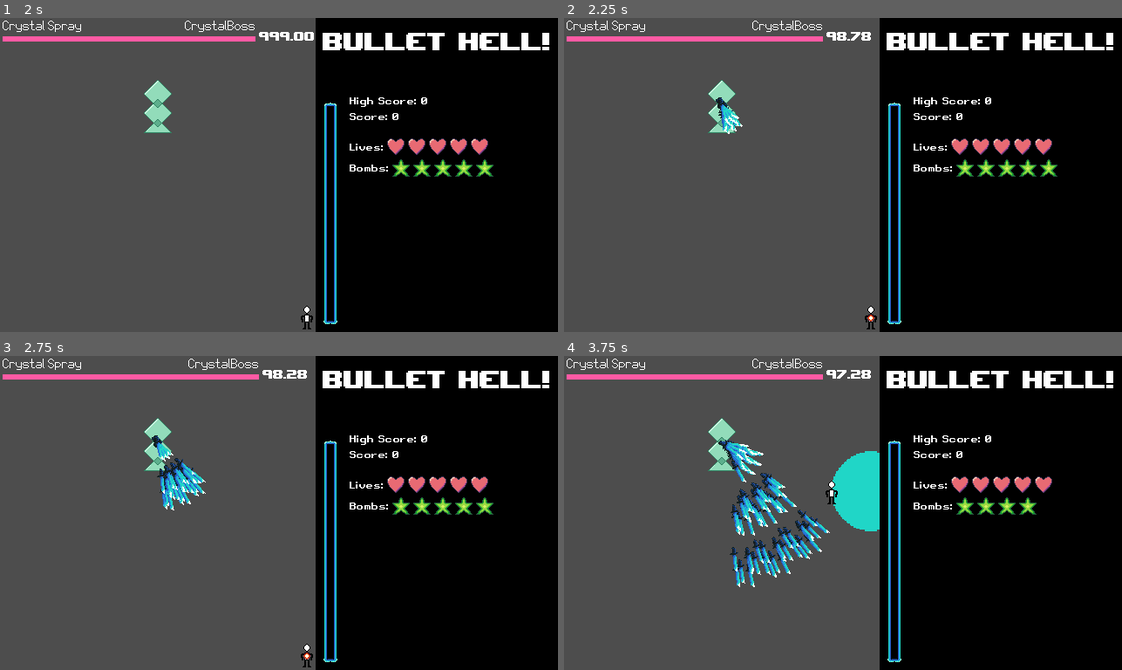
Above: before the commit, frames 1-4 (two rows, left to right).
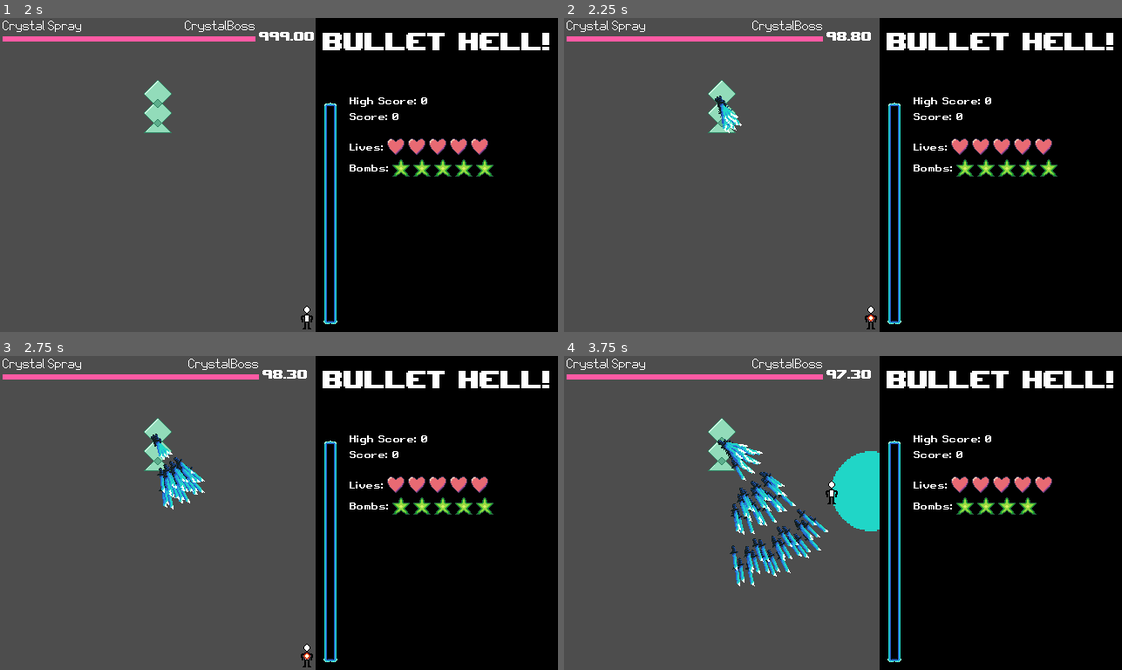
Above: after the commit, the same moments.

Repository: PhotonChaos/BulletHell
Game: Godot game, scene res://scenes/game.tscn
Two runs of this game, one before a commit and one after it. Both use one fixed random seed, a clock stepped at 60 frames per second and the inputs below.
Inputs:
- Up to frame 1 (2 s): tap Enter at 0.5 s; hold Right (move_right) 0.53-1.28 s; hold Space (flash) 0.53-1.28 s; hold Down (move_down) from 1.28 s (still down); tap Space (flash) at 1.35 s
- Up to frame 2 (2.25 s): tap Space (flash) at 2 s; release Down (move_down) at 2.03 s; hold Right (move_right) from 2.03 s (still down); hold Shift (focus) from 2.03 s (still down)
- Up to frame 3 (2.75 s): keep holding Right (move_right); keep holding Shift (focus); tap Space (flash) at 2.3 s
- Up to frame 4 (3.75 s): release Right (move_right) at 2.78 s; release Shift (focus) at 2.78 s; hold Up (move_up) 2.78-3.53 s; tap Z (primary) at 2.85 s; tap Space (flash) at 3.05 s; hold Left (move_left) from 3.53 s (still down); hold X (secondary) from 3.53 s (still down)

Frame 1 is identical in both runs. In frame 2, 0.2% of the frame differs, in the area x 27-55%, y 4-37%; in frame 3, 0.4%; in frame 4, 1.5%, in the area x 27-55%, y 5-74%.

Commit message:
Added flash bomb sfx

Diff:
--- a/scenes/player/bomb.tscn
+++ b/scenes/player/bomb.tscn
@@ -7,7 +7,7 @@
 radius = 34.0588
 
 [node name="Bomb" type="AnimatedSprite2D"]
-z_index = -3
+z_index = -4
 sprite_frames = ExtResource("1_4kkau")
 script = ExtResource("2_vpdcx")
 damage = 300.0
--- a/scenes/player/death_wave.tscn
+++ b/scenes/player/death_wave.tscn
@@ -12,7 +12,7 @@
 script = ExtResource("1_mnyft")
 
 [node name="Sprite2D" type="Sprite2D" parent="."]
-z_index = -4
+z_index = -5
 texture = ExtResource("2_ls31o")
 
 [node name="CollisionShape2D" type="CollisionShape2D" parent="."]
--- a/scenes/player/flash_bomb.tscn
+++ b/scenes/player/flash_bomb.tscn
@@ -12,6 +12,7 @@
 script = ExtResource("1_yn1ir")
 
 [node name="Sprite2D" type="Sprite2D" parent="."]
+z_index = -3
 texture = ExtResource("1_ny6bt")
 
 [node name="CollisionShape2D" type="CollisionShape2D" parent="."]
--- a/scenes/player/player.tscn
+++ b/scenes/player/player.tscn
@@ -6,6 +6,7 @@
 [ext_resource type="AudioStream" uid="uid://k61e757lhigq" path="res://audio/SFX/hitHurt.wav" id="4_dqkch"]
 [ext_resource type="AudioStream" uid="uid://cul6jc03mcold" path="res://audio/SFX/not_mine/click.mp3" id="5_qlg0r"]
 [ext_resource type="AudioStream" uid="uid://vdp0ujrss5mj" path="res://audio/SFX/click(5).wav" id="6_tuyoq"]
+[ext_resource type="AudioStream" uid="uid://b2tp5s8e66uoq" path="res://audio/SFX/powerUp.wav" id="7_0owmy"]
 
 [sub_resource type="PhysicsMaterial" id="PhysicsMaterial_dqkch"]
 friction = 0.0
@@ -95,6 +96,11 @@
 stream = ExtResource("6_tuyoq")
 bus = &"SFX"
 
+[node name="PlayerFlashChargeSFX" type="AudioStreamPlayer2D" parent="."]
+stream = ExtResource("7_0owmy")
+volume_db = -1.18
+bus = &"SFX"
+
 [connection signal="ready" from="." to="." method="_on_ready"]
 [connection signal="area_entered" from="HitboxSprite/PlayerHitbox" to="." method="_on_player_hitbox_area_entered"]
 [connection signal="area_entered" from="PlayerGrazebox" to="." method="_on_player_grazebox_area_entered"]
--- a/scripts/game.gd
+++ b/scripts/game.gd
@@ -8,8 +8,9 @@
 #  4. Powerups
 
 # Sprite Layers (lower is further back):
-#  -4. Player/Boss Death Wave
-#  -3. Bomb Sprite
+#  -5. Player/Boss Death Wave
+#  -4. Bomb Sprite
+#  -3. Flash Bomb Sprite
 #  -2. Player Shots
 #  -1. Player Sprite
 #   0. Default
--- a/scripts/player/player.gd
+++ b/scripts/player/player.gd
@@ -31,6 +31,7 @@
 @onready var sfx_player_hit: AudioStreamPlayer2D = $PlayerHitSFX
 @onready var sfx_player_graze: AudioStreamPlayer2D = $PlayerGrazeSFX
 @onready var sfx_player_item: AudioStreamPlayer2D = $PlayerItemSFX
+@onready var sfx_player_flashbomb_charge: AudioStreamPlayer2D = $PlayerFlashChargeSFX
 
 var shot_template: PackedScene = preload("res://scenes/player/player_shot.tscn")
 var bomb_template: PackedScene = preload("res://scenes/player/bomb.tscn")
@@ -253,13 +254,22 @@
 
 func _on_player_grazebox_area_entered(area: Area2D) -> void:
 	add_points(100)
+
+	var old_flash = _flash_charge
+
 	_flash_charge = min(_flash_charge + 1, max_flash_charge)
 	flash_changed.emit(_flash_charge, max_flash_charge)
+
+	if old_flash < _flash_charge and _flash_charge == max_flash_charge:
+		sfx_player_flashbomb_charge.play()
+
+	sfx_player_graze.pitch_scale = randf_range(0.98, 1.02)
 	sfx_player_graze.play()
 
 
 func _on_item_hitbox_area_entered(area: Area2D) -> void:
 	if area is Item:
+		sfx_player_item.pitch_scale = randf_range(0.99, 1.01)
 		sfx_player_item.play()
 		(area as Item).apply(self)
 		area.queue_free()
--- a/scripts/spellcard/spell_card.gd
+++ b/scripts/spellcard/spell_card.gd
@@ -114,7 +114,7 @@
 		warmup_timer -= delta
 		return
 
-	time_left -= delta
+	time_left = max(0, time_left - delta)
 	lifetime += 1
 
 	time_changed.emit(time_left)
Not shown, added: audio/SFX/powerUp.wav.import
Not shown: 1 places in scenes/player/player.tscn that only renumber resources
Not shown, added: audio/SFX/powerUp.wav
